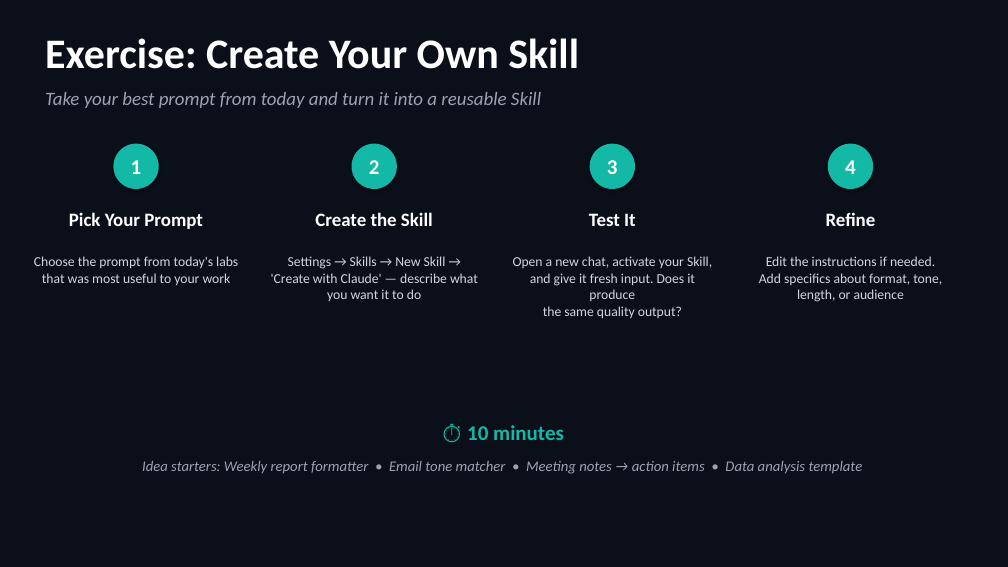
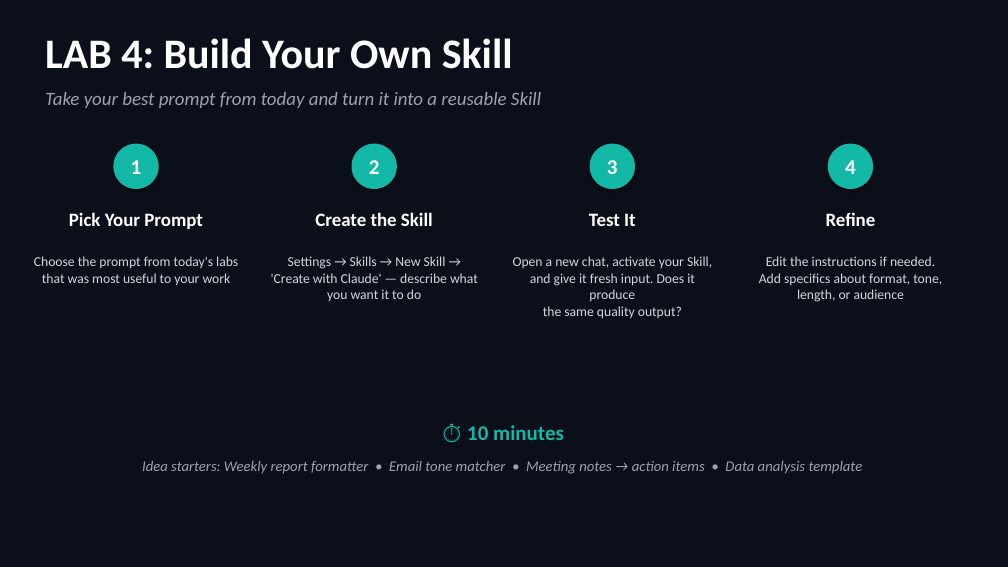
Before and after one commit to scottrhay/AIA-ClaudeCopilot, a slide deck: slide 83 of slides/Day1_Claude_for_Business.pptx. Drawn at 1008x567 pixels with LibreOffice and Linux fonts; fonts in the diff are those of the drawing. Boxes give left, top, right and bottom in pixels: in the first picture for what was removed or moved away, otherwise in the second. Text is boxed around its words. In the diff, an @@ line names an element or a change of style, - is before the commit and + after.

Commit message:
Day 1: New Lab 4 (Build Your Skill) + old Lab 4 → Lab 5
New Lab 4 PDF: 15 min exercise — pick best prompt, create skill,
test with fresh input, refine. 3 starter templates included.
Old Lab 4 (Executive Briefing) renamed to Lab 5.
Slides updated: exercise slide → LAB 4, old LAB 4 → LAB 5.
Now 5 labs total.

```diff
--- a/slides/Day1_Claude_for_Business.pptx
+++ b/slides/Day1_Claude_for_Business.pptx
@@ text at [45,38,513,69]: text changed @@
-Exercise: Create Your Own Skill
+LAB 4: Build Your Own Skill
```
Also in this commit, not shown: 1 other slide changed, 2 other files.
